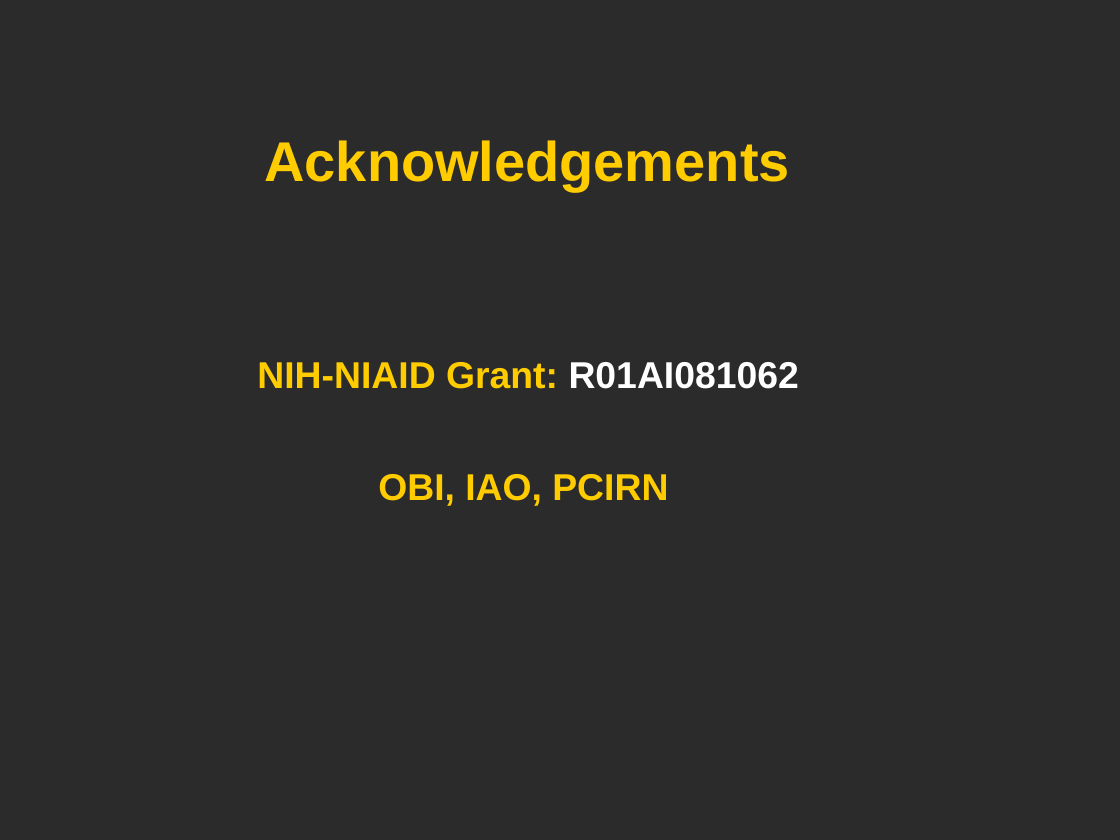
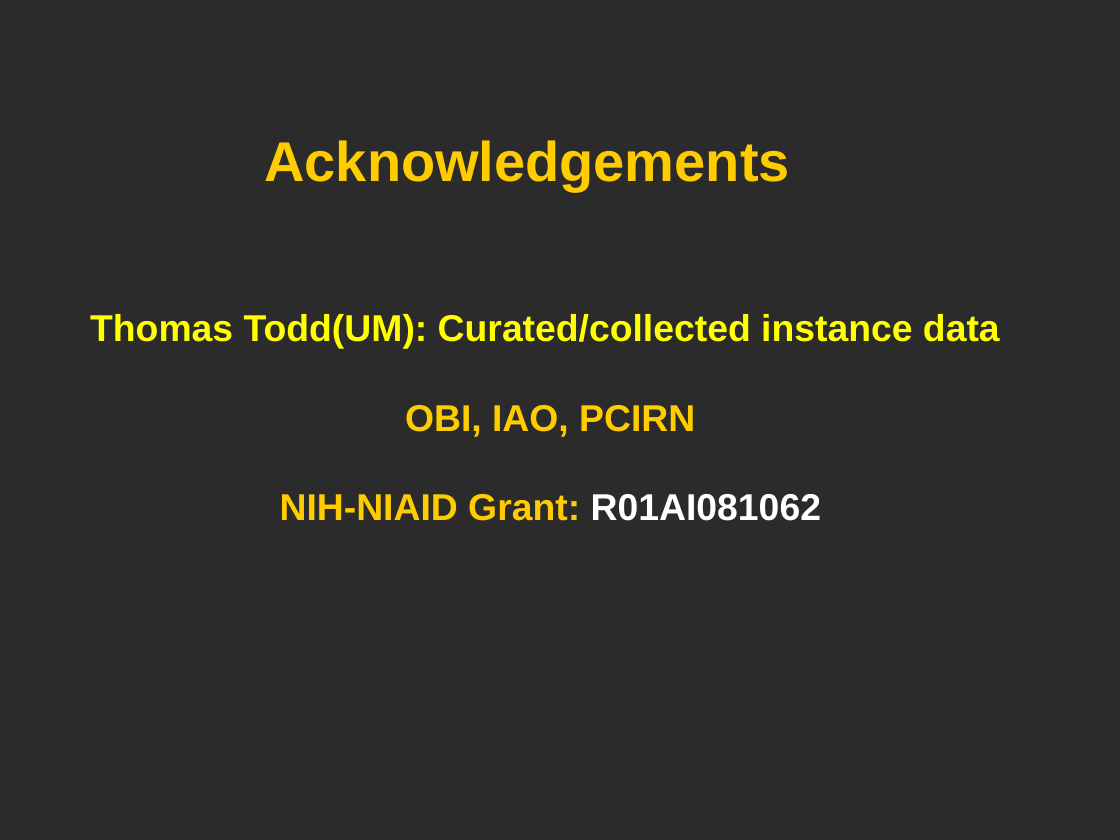
Before and after one commit to obi-ontology/obi-legacy-svn, a slide deck: slide 26 of trunk/docs/developer/use cases/Vaccine_usercase_Vancouver2010.ppt (slide 25 before the commit). Drawn at 1120x840 pixels with LibreOffice and Linux fonts; fonts in the diff are those of the drawing; background and template pictures are left out; a plain dark background stands for a picture behind light text. Boxes give left, top, right and bottom in pixels: in the first picture for what was removed or moved away, otherwise in the second. Text is boxed around its words. In the diff, an @@ line names an element or a change of style, - is before the commit and + after.

```diff
--- a/trunk/docs/developer/use cases/Vaccine_usercase_Vancouver2010.ppt
+++ b/trunk/docs/developer/use cases/Vaccine_usercase_Vancouver2010.ppt
@@ text added at [90, 314, 1000, 521], 24 pt, text #FFFF00, bold @@
+Thomas Todd(UM): Curated/collected instance data
+OBI, IAO, PCIRN
+NIH-NIAID Grant: R01AI081062
@@ text removed at [257, 362, 799, 389] @@
-NIH-NIAID Grant: R01AI081062
@@ text removed at [378, 474, 668, 506] @@
-OBI, IAO, PCIRN
```
Also in this commit, not shown: 4 other slides changed, 1 slide added.
